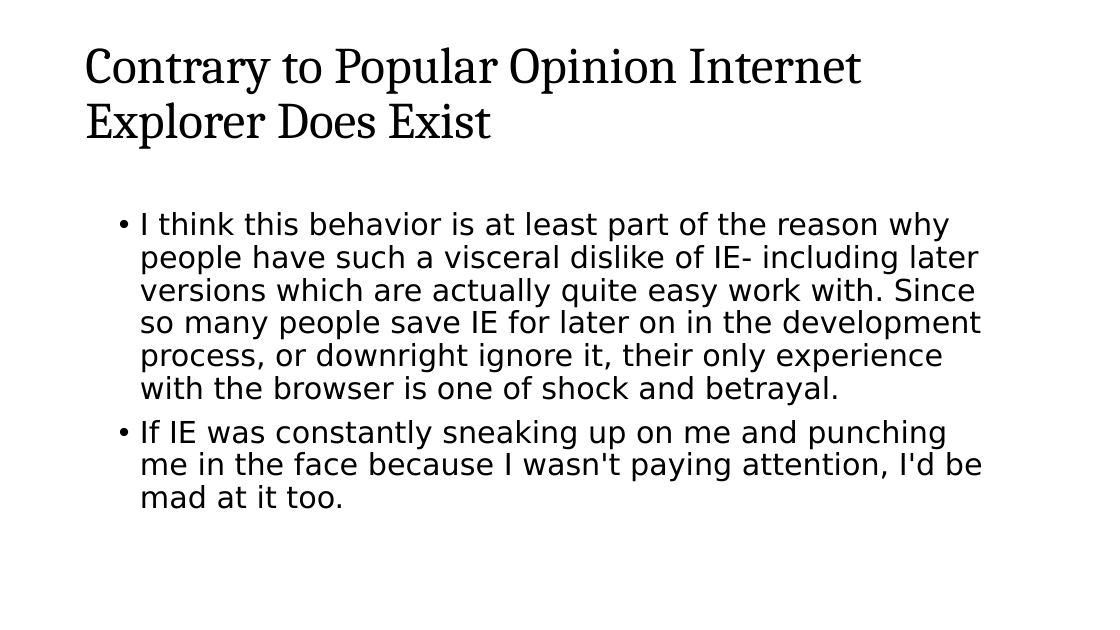
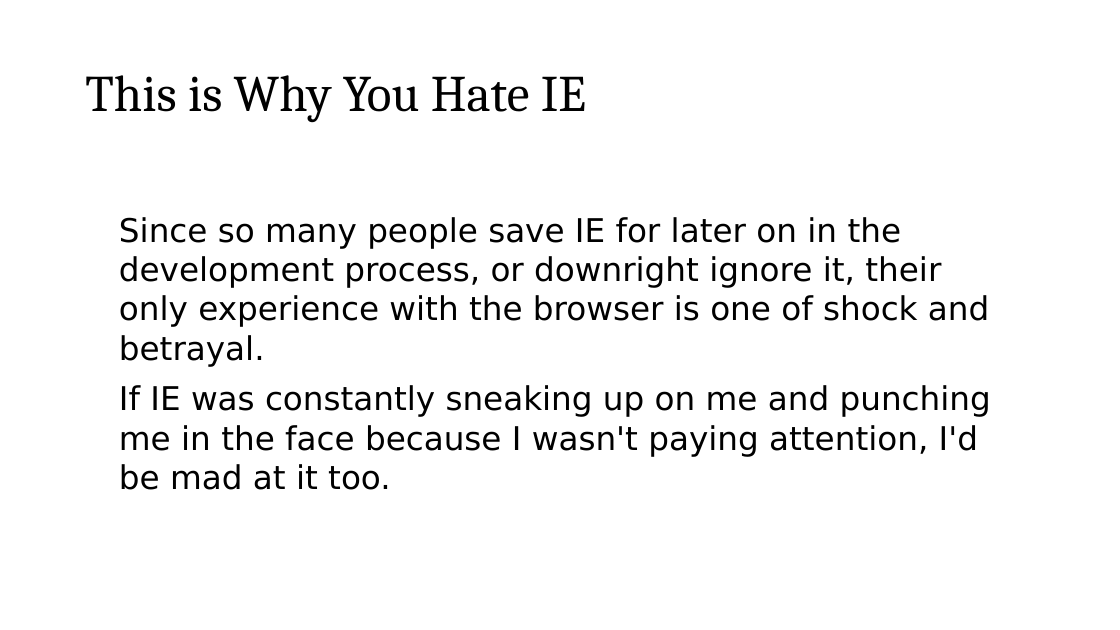
Before and after one commit to roblarsen/rob-larsen-presentations, a slide deck: slide 40 of wild-world-web.pptx (slide 42 before the commit). Drawn at 1120x630 pixels with LibreOffice and Linux fonts; fonts in the diff are those of the drawing; background and template pictures are left out. Boxes give left, top, right and bottom in pixels: in the first picture for what was removed or moved away, otherwise in the second. Text is boxed around its words. In the diff, an @@ line names an element or a change of style, - is before the commit and + after.

```diff
--- a/wild-world-web.pptx
+++ b/wild-world-web.pptx
@@ title at bbox=[85, 75, 586, 122]: text changed @@
-Contrary to Popular Opinion Internet Explorer Does Exist
+This is Why You Hate IE
@@ text at bbox=[119, 217, 989, 367]: text changed; size 25.9 to 28 pt @@
-• I think this behavior is at least part of the reason why people have such a visceral dislike of IE- including later versions which are actually quite easy work with. Since so many people save IE for later on in the development process, or downright ignore it, their only experience with the browser is one of shock and betrayal.
+Since so many people save IE for later on in the development process, or downright ignore it, their only experience with the browser is one of shock and betrayal.
@@ text at bbox=[119, 385, 991, 490]: size 25.9 to 28 pt in "If IE was constantly sneaking up on ..."; bullet • to none; line spacing 0.9 to 1 @@
```
Also in this commit, not shown: 24 other slides changed, 4 slides added, 5 slides removed.
